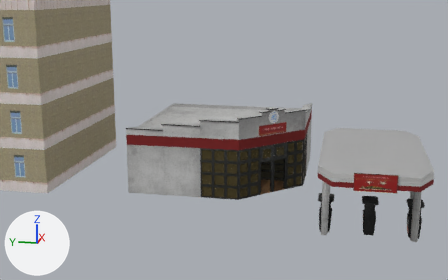
Before and after pictures for a commit that changed the Blender file Assets/Blends/gas station/gasstation.blend.
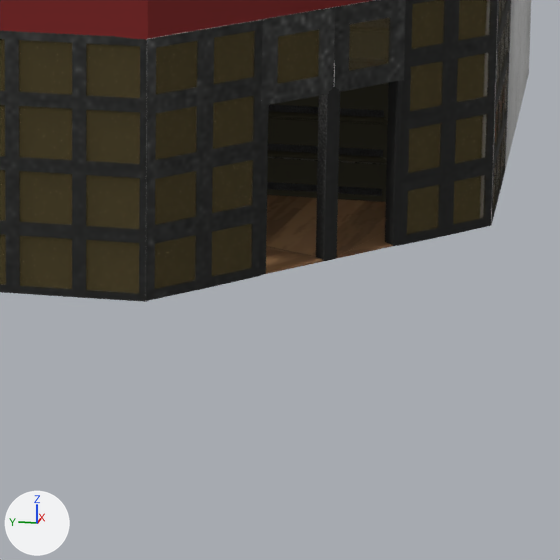
Old and new are each drawn from a 50 mm lens placed at (-48.59, -11.18, 17.82), pointed at (4.31, -0.61, 4.6) and again close up on the part from 47% to 71% of the width and 51% to 89% of the height. Arrows for +X, +Y and +Z are at lower left; the lights stay in place. The last two pictures show the newer version.
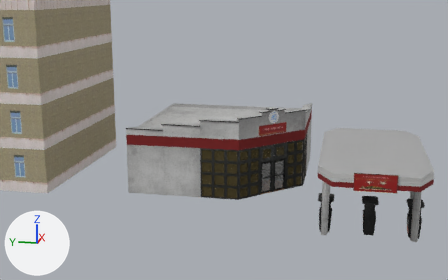
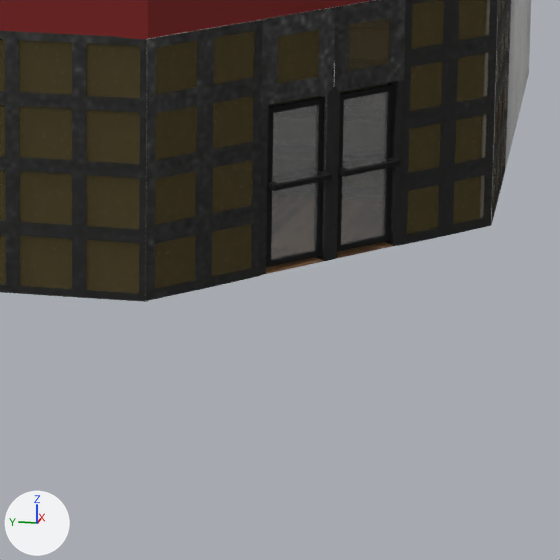
Location of each change, (x1, y1, x2, y2) in pixels of the close-ups (560 x 560 px):
'doors2', added
    after: (266, 97, 332, 267)
    faces in mat_material_018 (white #e7e7e7): (271, 105, 319, 260)
    faces in mat_blackplastic_001: (266, 97, 332, 267)
'doors', added
    after: (337, 84, 401, 252)
    faces in mat_material_018 (white #e7e7e7): (341, 92, 388, 245)
    faces in mat_blackplastic_001: (337, 84, 401, 252)

What changed in the scene script:
```text
Add mat_blackplastic_001:
    mat_blackplastic_001 = bpy.data.materials.new('blackplastic.001')
    mat_blackplastic_001.use_nodes = True; mat_blackplastic_001.node_tree.nodes.clear()
    _N = mat_blackplastic_001.node_tree.nodes; _L = mat_blackplastic_001.node_tree.links
    n0 = _N.new('ShaderNodeBsdfPrincipled'); n0.name = 'Principled BSDF'
    n0.inputs[2].default_value = 1.0  # 'Roughness'
    n1 = _N.new('ShaderNodeOutputMaterial'); n1.name = 'Material Output'
    n2 = _N.new('ShaderNodeRGB'); n2.name = 'RGB'
    n2.outputs[0].default_value = (0.0, 0.0, 0.0, 1.0)  # 'Color', black #000000
    _L.new(n0.outputs[0], n1.inputs[0])  # 'BSDF' to 'Surface'
    _L.new(n2.outputs[0], n0.inputs[0])  # 'Color' to 'Base Color'
Add mat_material_018:
    mat_material_018 = principled_material('Material.018')
    mat_material_018.base_color = (0.8, 0.8, 0.8)  # white #e7e7e7
    mat_material_018.alpha = 0.136
Add me_cube_004:
    me_cube_004.from_pydata(...)  # 80 vertices, 78 faces; spans x 0.0..2.0, y -8.1..8.0, z -1.0..0.9
    # faces by material slot: [72, 6]
    me_cube_004.materials.append(mat_blackplastic_001)
    me_cube_004.materials.append(mat_material_018)  # white #e7e7e7
Add me_cube_003:
    me_cube_003.from_pydata(...)  # 80 vertices, 78 faces; spans x 0.0..2.0, y -8.4..7.8, z -1.0..0.9
    # faces by material slot: [72, 6]
    me_cube_003.materials.append(mat_blackplastic_001)
    me_cube_003.materials.append(mat_material_018)  # white #e7e7e7
Add ob_doors2:
    ob_doors2 = bpy.data.objects.new('doors2', me_cube_004)
    ob_doors2.location = (4.31, -4.91, 1.56)
    ob_doors2.rotation_euler = (0.0, 0.0, 2.346)  # degrees (0, 0, 134)
    ob_doors2.scale = (0.592, -0.0324, 1.39)
Add ob_doors:
    ob_doors = bpy.data.objects.new('doors', me_cube_003)
    ob_doors.location = (4.5, -5.12, 1.55)
    ob_doors.rotation_euler = (0.0, 0.0, -0.795)  # degrees (0, 0, -46)
    ob_doors.scale = (0.592, -0.0324, 1.39)
```
